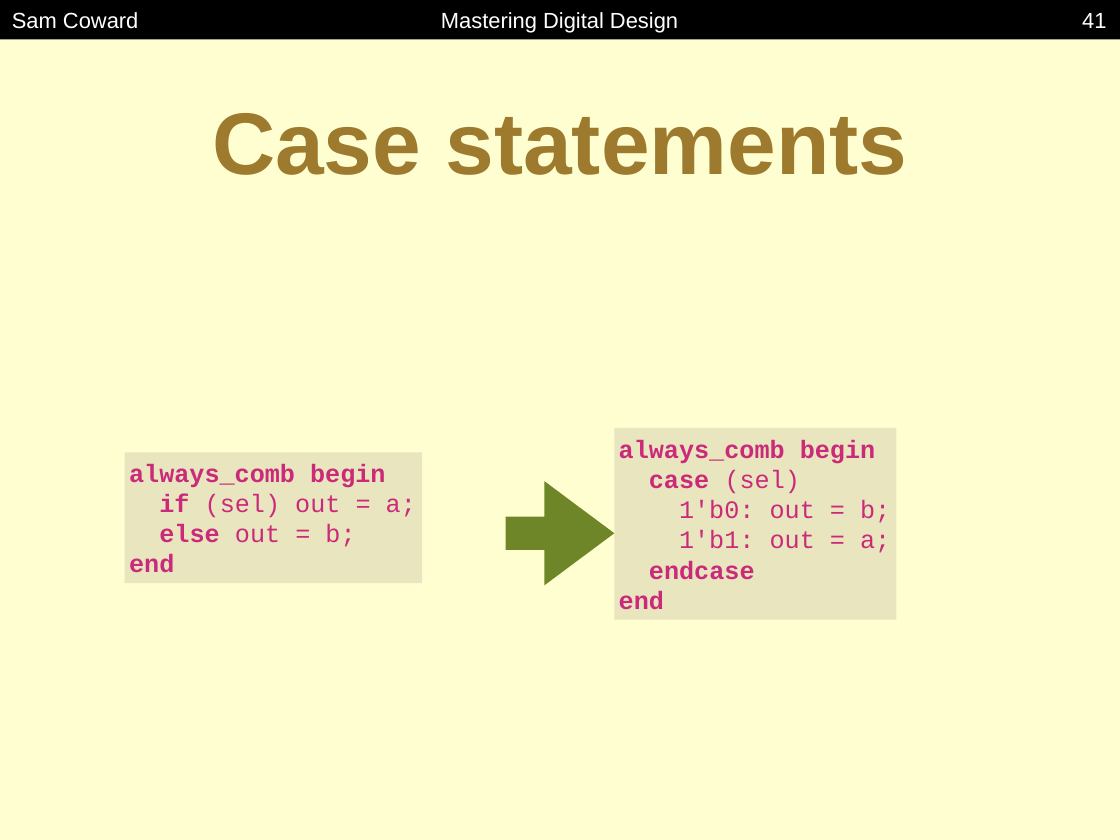
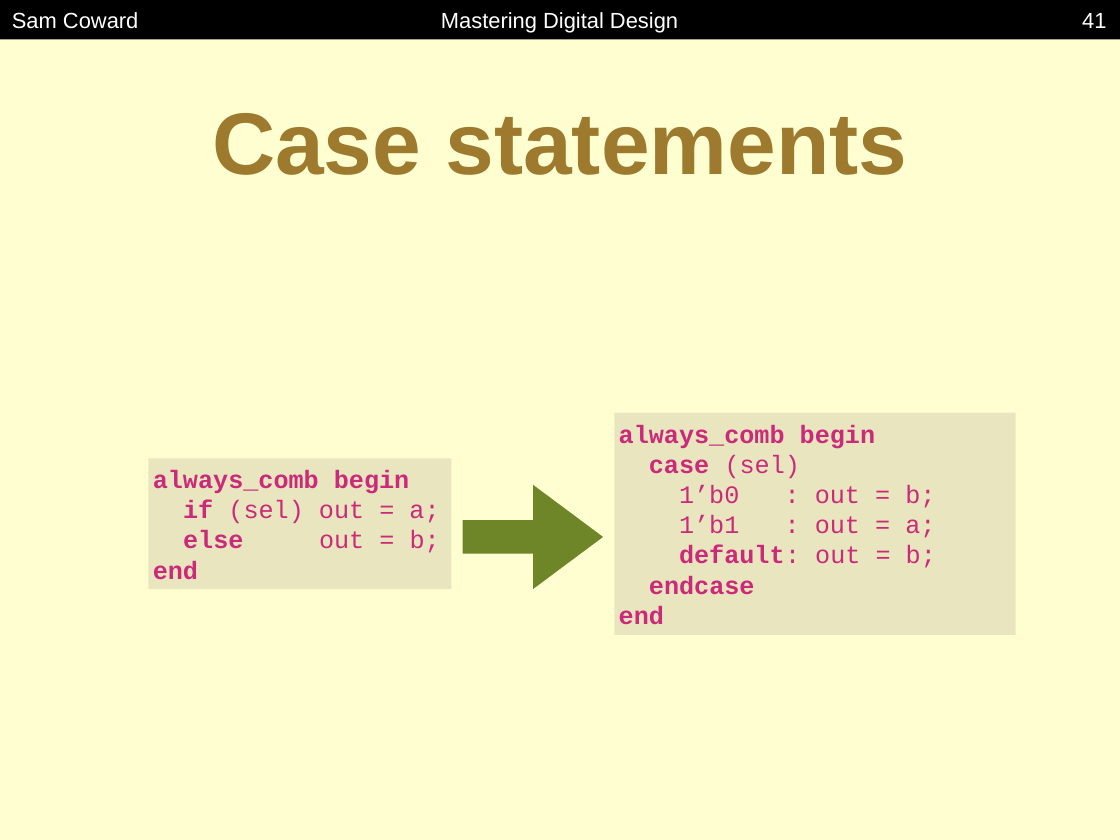
Before and after one commit to Mastering-Digital-Design/Lab-Module, a slide deck: slide 41 of lectures/lecture1.pptx. Drawn at 1120x840 pixels with LibreOffice and Linux fonts; fonts in the diff are those of the drawing. Boxes give left, top, right and bottom in pixels: in the first picture for what was removed or moved away, otherwise in the second. Text is boxed around its words. In the diff, an @@ line names an element or a change of style, - is before the commit and + after.

```diff
--- a/lectures/lecture1.pptx
+++ b/lectures/lecture1.pptx
@@ rectangle "always_comb begin": place and size @@
-rectangle "always_comb begin" at <box>614,428,896,619</box>
+rectangle "always_comb begin" at <box>614,413,1016,635</box>
@@ rectangle "always_comb begin": place and size @@
-rectangle "always_comb begin" at <box>124,452,422,583</box>
+rectangle "always_comb begin" at <box>149,458,452,589</box>
@@ right arrow: place and size @@
-right arrow at <box>506,481,614,585</box>
+right arrow at <box>462,485,603,589</box>
@@ text in rectangle at <box>679,485,936,568</box>: text changed @@
-1'b0: out = b;
-1'b1: out = a;
+1’b0 : out = b;
+1’b1 : out = a;
+default: out = b;
```
Also in this commit, not shown: 2 other slides changed.
